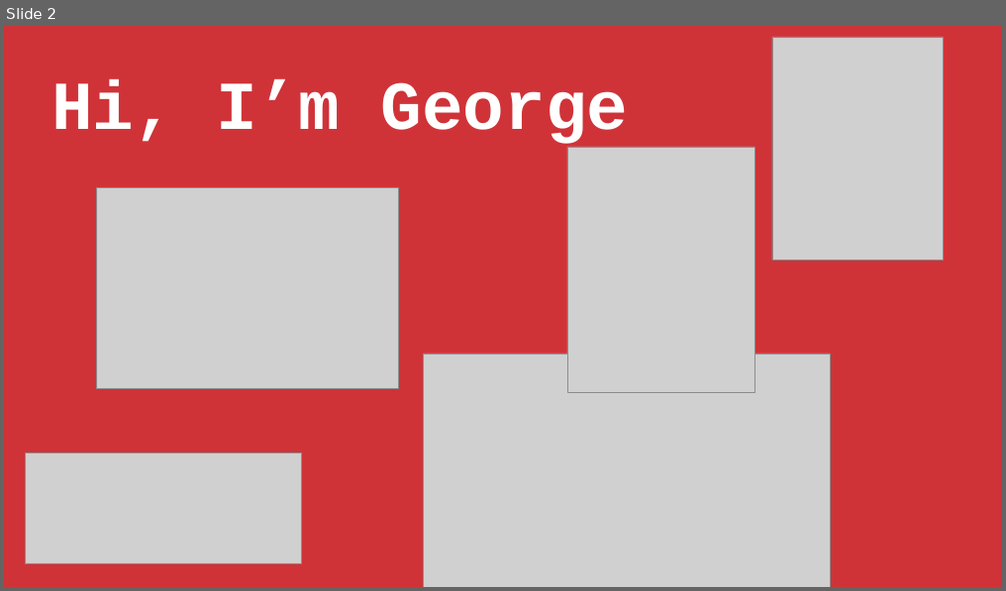
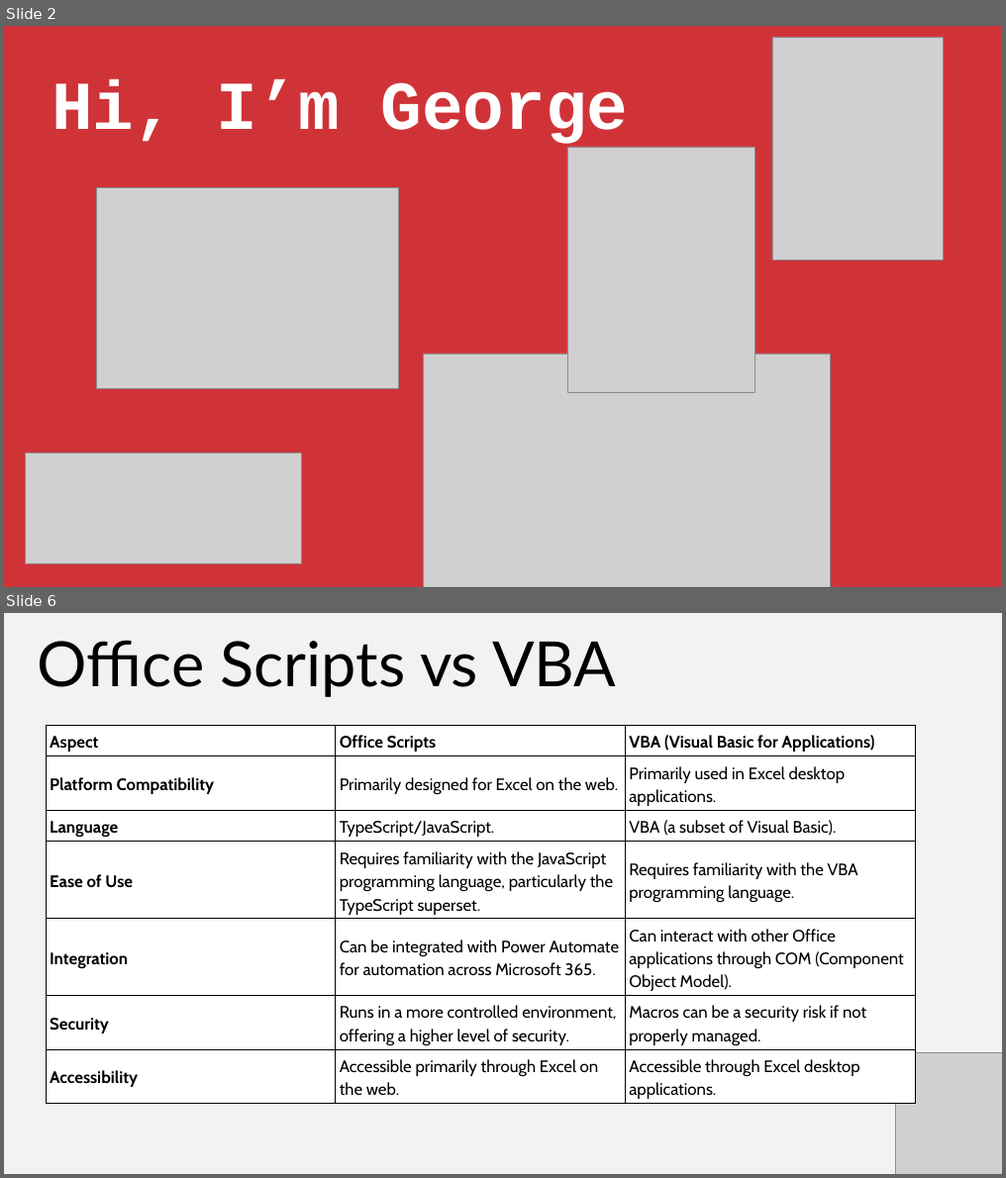
Before and after one commit to stringfestdata/first-steps-office-scripts, a slide deck: first-steps-office-scripts.pptx. Shown one above the other, each under a label of ours: slide 2 before the commit, slides 2 and 6 after it; the slides between them are not shown. The pictures are 1006x591 and 1006x1178 pixels, drawn with LibreOffice and Linux fonts; fonts in the diff are those of the drawing; grey boxes stand for pictures. Boxes give left, top, right and bottom in pixels: in the first picture for what was removed or moved away, otherwise in the second. Text is boxed around its words. In the diff, an @@ line names an element or a change of style, - is before the commit and + after.

```diff
--- a/first-steps-office-scripts.pptx
+++ b/first-steps-office-scripts.pptx
@@ slide 6 added at (x1=4, y1=613, x2=1002, y2=1174), background #F2F2F2 @@
@@ text added at (x1=38, y1=640, x2=616, y2=697), 90 pt, text #000000 @@
+Office Scripts vs VBA
@@ table added at (x1=46, y1=725, x2=915, y2=1119), 7 rows, 3 columns @@
+Aspect | Office Scripts | VBA (Visual Basic for Applications)
+Platform Compatibility | Primarily designed for Excel on the web. | Primarily used in Excel desktop applications.
+Language | TypeScript/JavaScript. | VBA (a subset of Visual Basic).
+Ease of Use | Requires familiarity with the JavaScript programming language, particularly the TypeScript superset. | Requires familiarity with the VBA programming language.
+Integration | Can be integrated with Power Automate for automation across Microsoft 365. | Can interact with other Office applications through COM (Component Object Model).
+Security | Runs in a more controlled environment, offering a higher level of security. | Macros can be a security risk if not properly managed.
+Accessibility | Accessible primarily through Excel on the web. | Accessible through Excel desktop applications.
@@ picture added at (x1=896, y1=1053, x2=1001, y2=1174) @@
```
Also in this commit, not shown: 2 slides changed, 10 other slides added, 10 slides removed, 3 other files.
